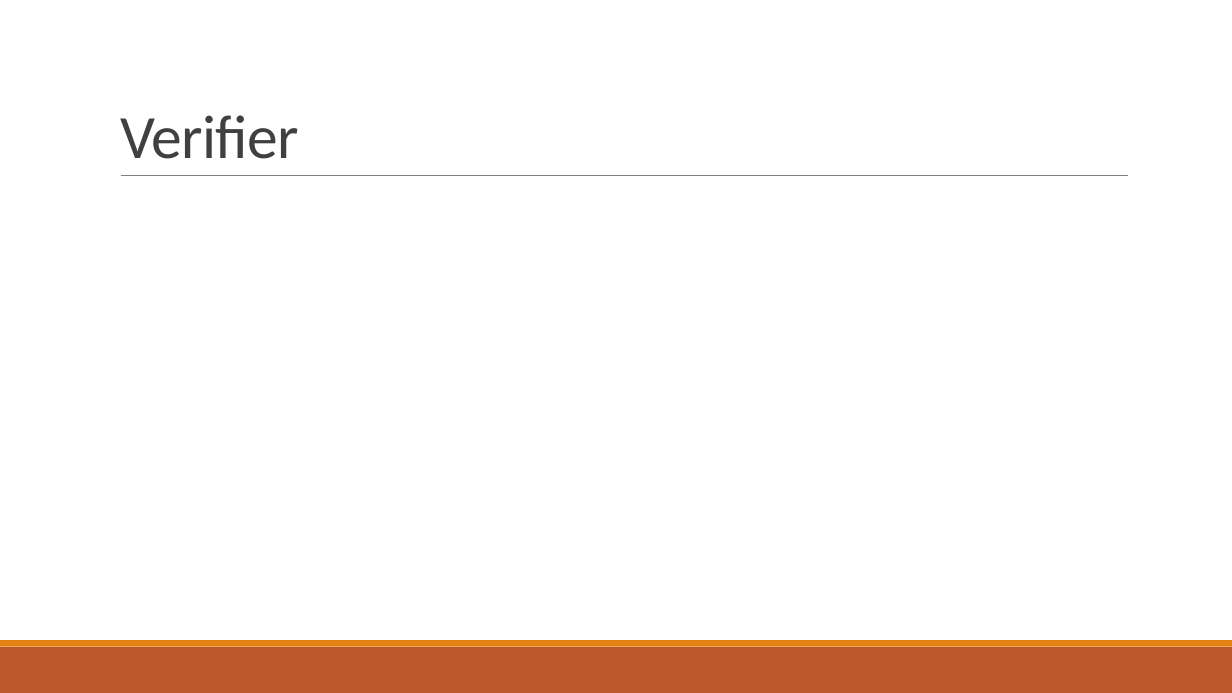
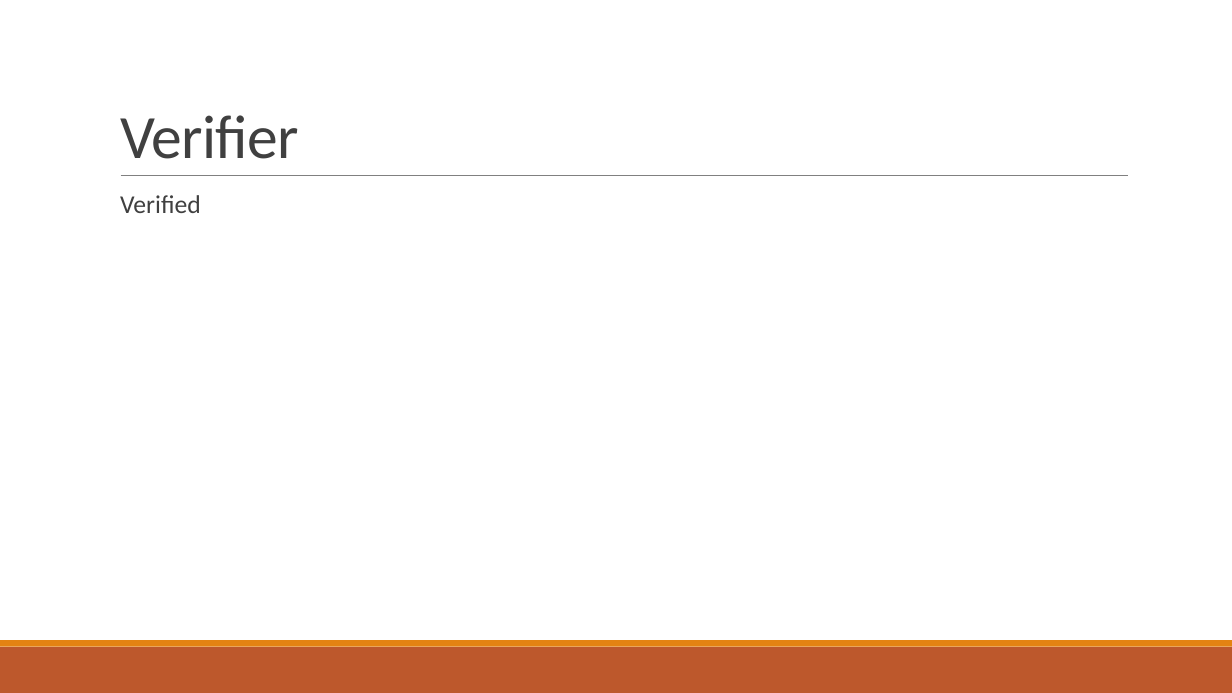
Before and after one commit to fenyvesr/kutmod, a slide deck: slide 7 of Article/Article.pptx. Drawn at 1232x693 pixels with LibreOffice and Linux fonts; fonts in the diff are those of the drawing. Boxes give left, top, right and bottom in pixels: in the first picture for what was removed or moved away, otherwise in the second. Text is boxed around its words. In the diff, an @@ line names an element or a change of style, - is before the commit and + after.

```diff
--- a/Article/Article.pptx
+++ b/Article/Article.pptx
@@ text added at (x1=120, y1=195, x2=201, y2=213), 20 pt, text #404040 @@
+  Verified
```
Also in this commit, not shown: 3 other slides changed, 1 other file.
